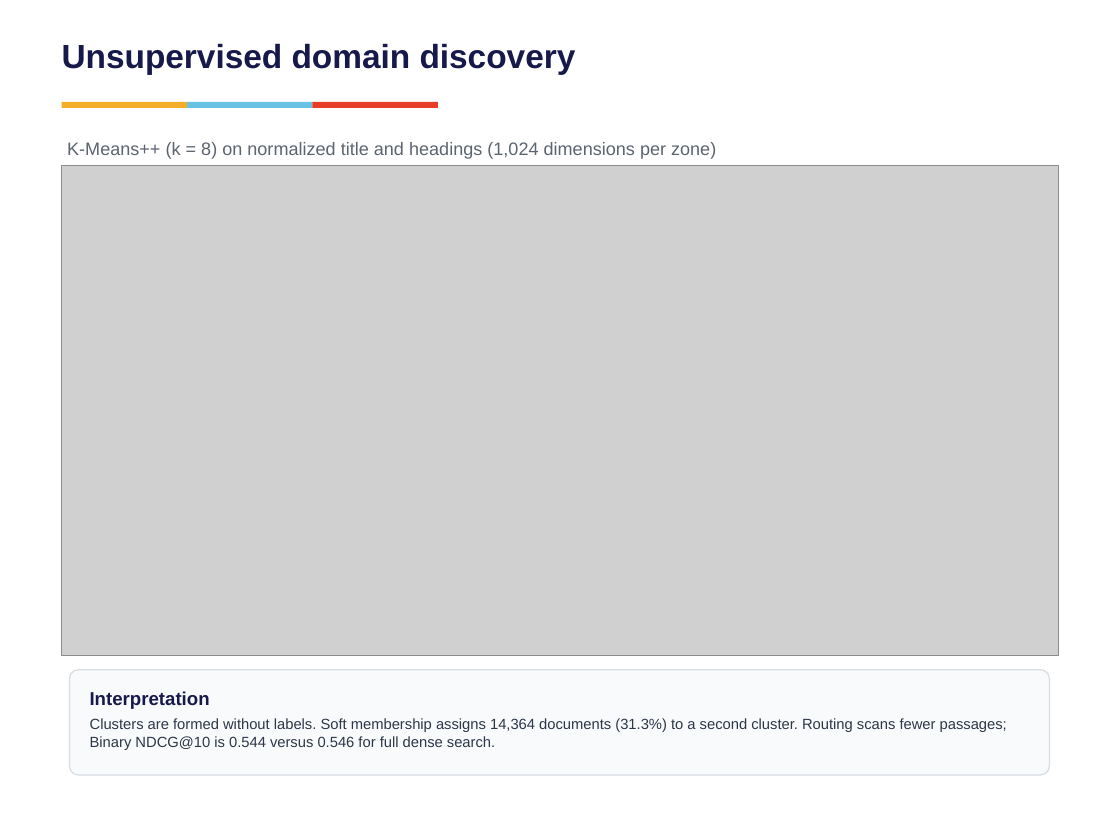
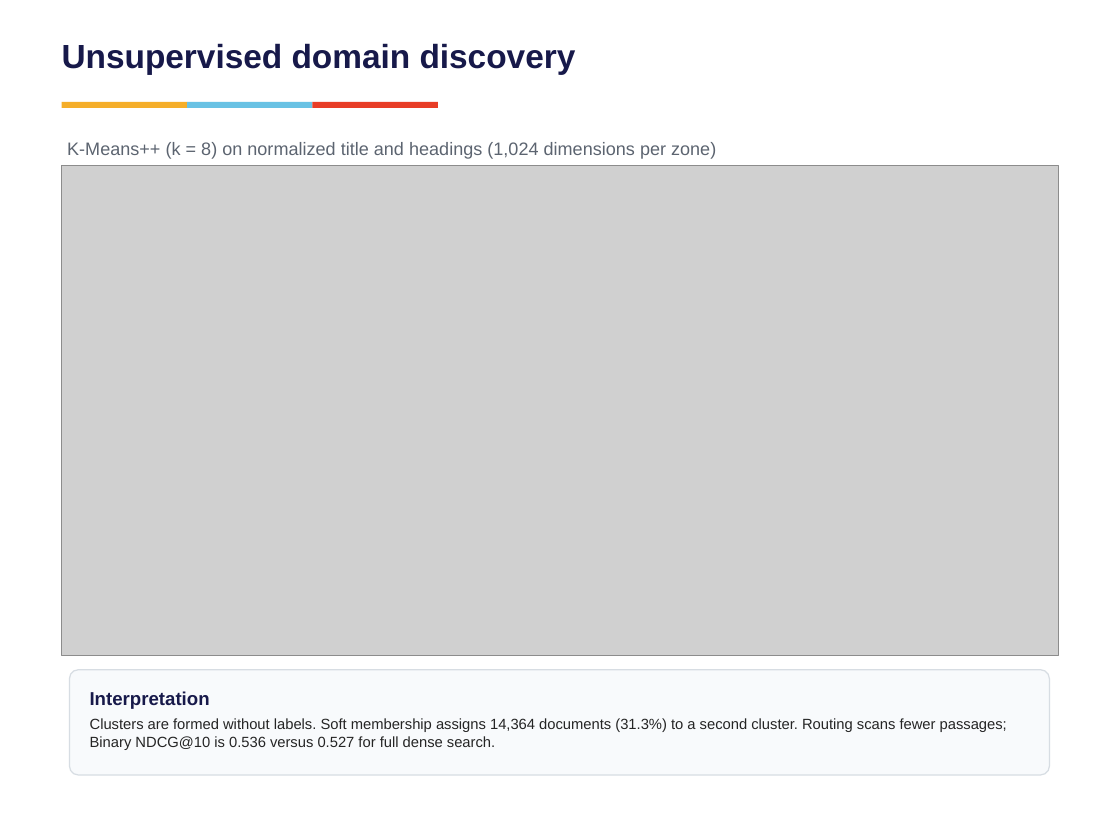
Before and after one commit to vishrutbhushan/ir-benchmark, a slide deck: slide 6 of presentation/Group7_BM25 vs Neural Retrieval on Technical Documents.pptx (slide 7 before the commit). Drawn at 1120x840 pixels with LibreOffice and Linux fonts; fonts in the diff are those of the drawing; grey boxes stand for pictures. Boxes give left, top, right and bottom in pixels: in the first picture for what was removed or moved away, otherwise in the second. Text is boxed around its words. In the diff, an @@ line names an element or a change of style, - is before the commit and + after.

Commit message:
Update presentation and preserve latest strict evaluation results
Add search UI cache control and disable query-vector cache when requested. Include strict judgments, latest BM25F and hybrid rankings, metrics, latency samples, and presentation charts.

```diff
--- a/presentation/Group7_BM25 vs Neural Retrieval on Technical Documents.pptx
+++ b/presentation/Group7_BM25 vs Neural Retrieval on Technical Documents.pptx
@@ text at bbox=[90, 718, 1007, 750]: text changed; text colour #2D3748 to #252525 @@
-Clusters are formed without labels. Soft membership assigns 14,364 documents (31.3%) to a second cluster. Routing scans fewer passages; Binary NDCG@10 is 0.544 versus 0.546 for full dense search.
+Clusters are formed without labels. Soft membership assigns 14,364 documents (31.3%) to a second cluster. Routing scans fewer passages; Binary NDCG@10 is 0.536 versus 0.527 for full dense search.
```
Also in this commit, not shown: 14 other slides changed, 1 slide removed, 23 other files.
